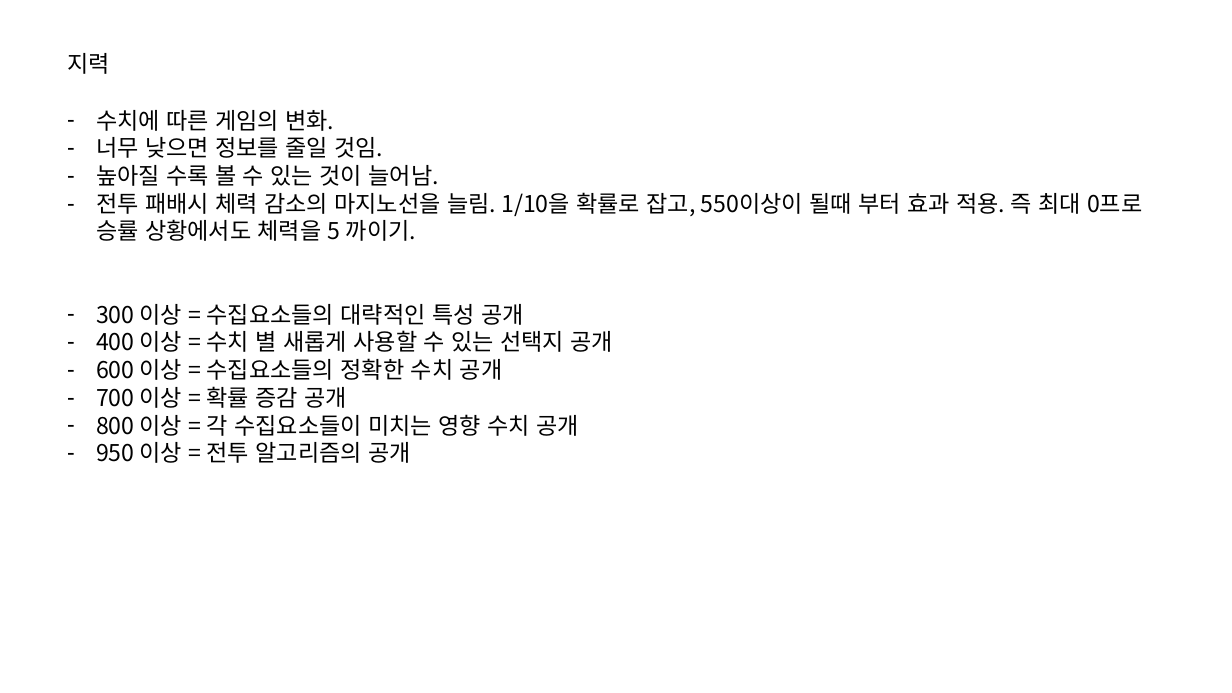
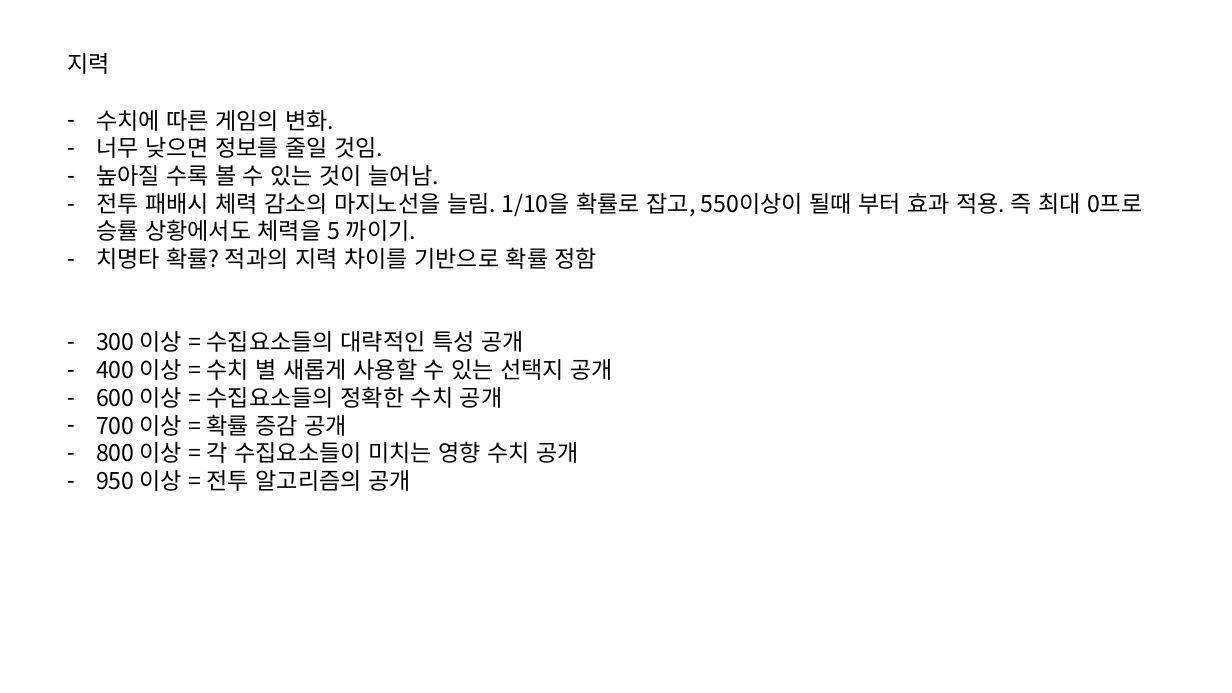
Before and after one commit to IdfKLeh/capstone, a slide deck: slide 3 of 육성.pptx. Drawn at 1232x693 pixels with LibreOffice and Linux fonts; fonts in the diff are those of the drawing. Boxes give left, top, right and bottom in pixels: in the first picture for what was removed or moved away, otherwise in the second. Text is boxed around its words. In the diff, an @@ line names an element or a change of style, - is before the commit and + after.

```diff
--- a/육성.pptx
+++ b/육성.pptx
@@ text at bbox=[96, 247, 598, 269]: paragraph added @@
+– 치명타 확률? 적과의 지력 차이를 기반으로 확률 정함
```
Also in this commit, not shown: 1 other file.
